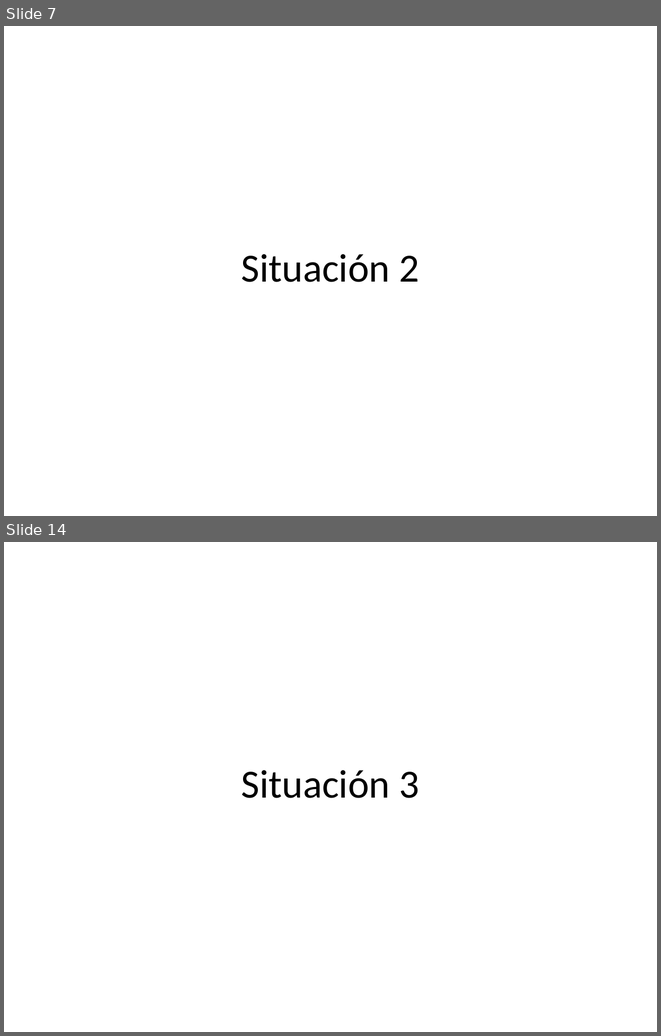
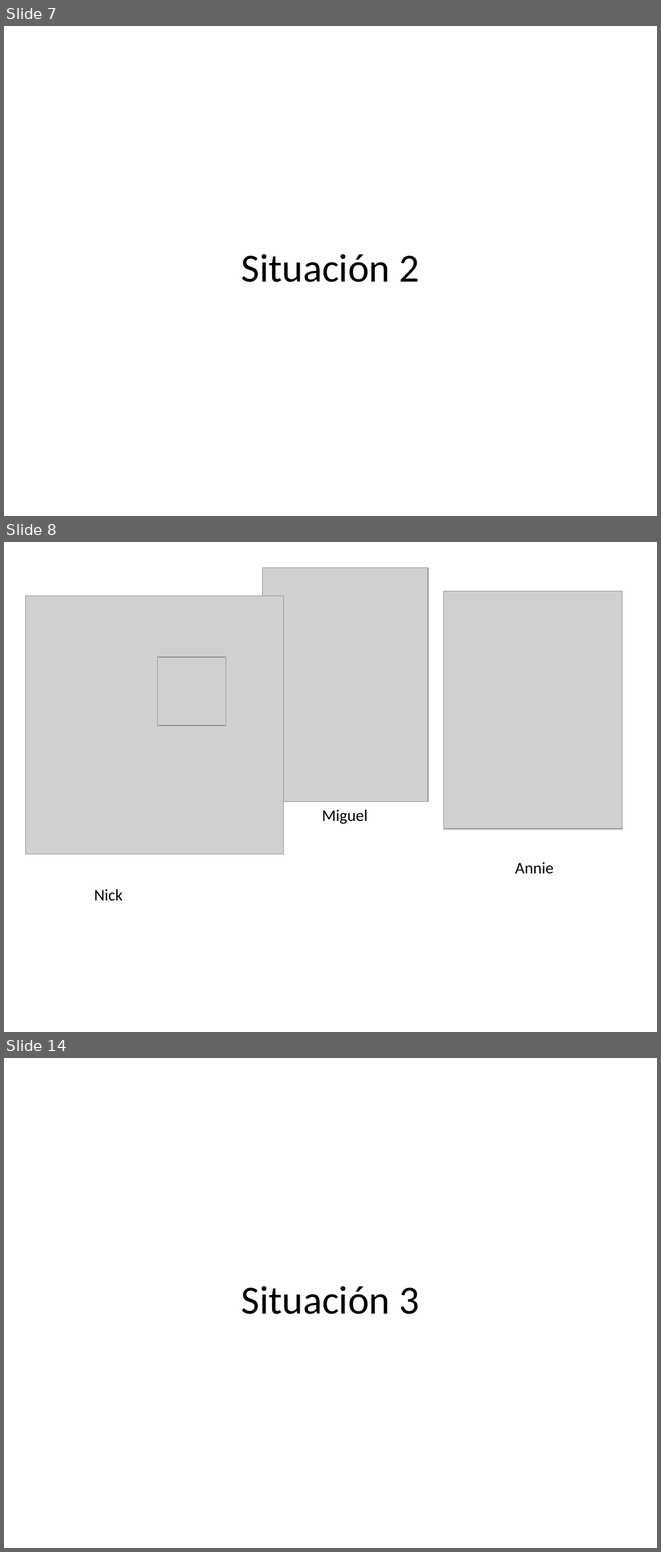
Before and after one commit to midd-teaching/1_5_recursos, a slide deck: archive/midd_comunicacion_1_5_2018/slides/cap8/assets/ejercicios/cdci.pptx. Shown one above the other, each under a label of ours: slides 7 and 14 before the commit, slides 7, 8 and 14 after it; the slides between them are not shown. The pictures are 661x1036 and 661x1552 pixels, drawn with LibreOffice and Linux fonts; fonts in the diff are those of the drawing; grey boxes stand for pictures. Boxes give left, top, right and bottom in pixels: in the first picture for what was removed or moved away, otherwise in the second. Text is boxed around its words. In the diff, an @@ line names an element or a change of style, - is before the commit and + after.

```diff
--- a/archive/midd_comunicacion_1_5_2018/slides/cap8/assets/ejercicios/cdci.pptx
+++ b/archive/midd_comunicacion_1_5_2018/slides/cap8/assets/ejercicios/cdci.pptx
@@ slide 8 added at <box>4,542,657,1032</box>, background #FFFFFF @@
@@ picture added at <box>263,567,429,801</box> @@
@@ picture added at <box>26,596,283,854</box> @@
@@ picture added at <box>444,591,623,829</box> @@
@@ picture added at <box>158,657,226,725</box> @@
@@ text added at <box>322,809,368,824</box>, 18 pt, text #000000 @@
+Miguel
@@ text added at <box>515,862,553,874</box>, 18 pt, text #000000 @@
+Annie
@@ text added at <box>94,889,123,901</box>, 18 pt, text #000000 @@
+Nick
```
Also in this commit, not shown: 14 slides changed, 1 other slide added, 2 slides removed, 14 other files.
